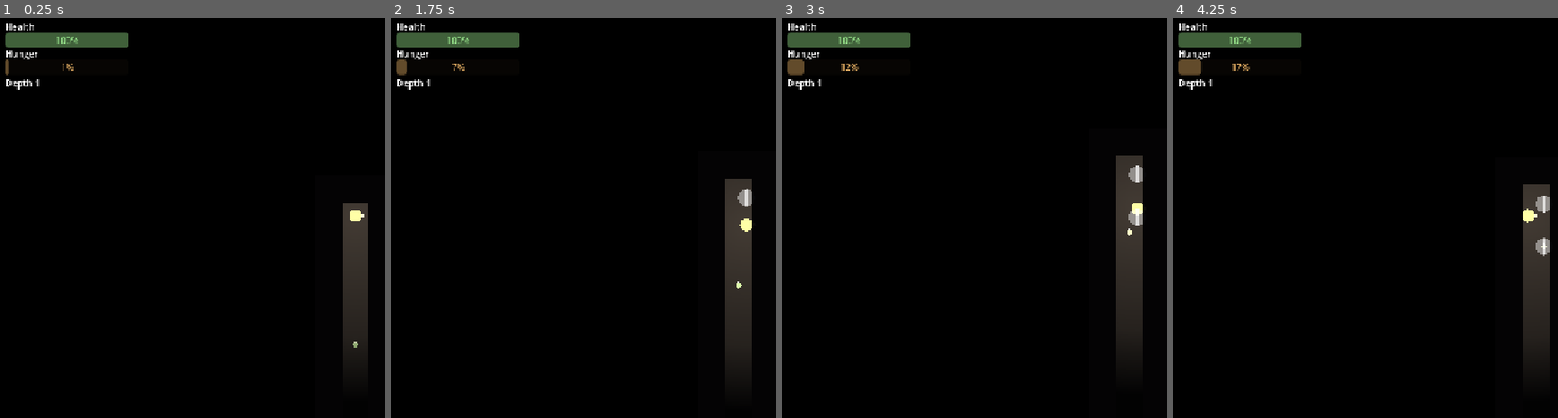
Above: before the commit, frames 1-4 (left to right).
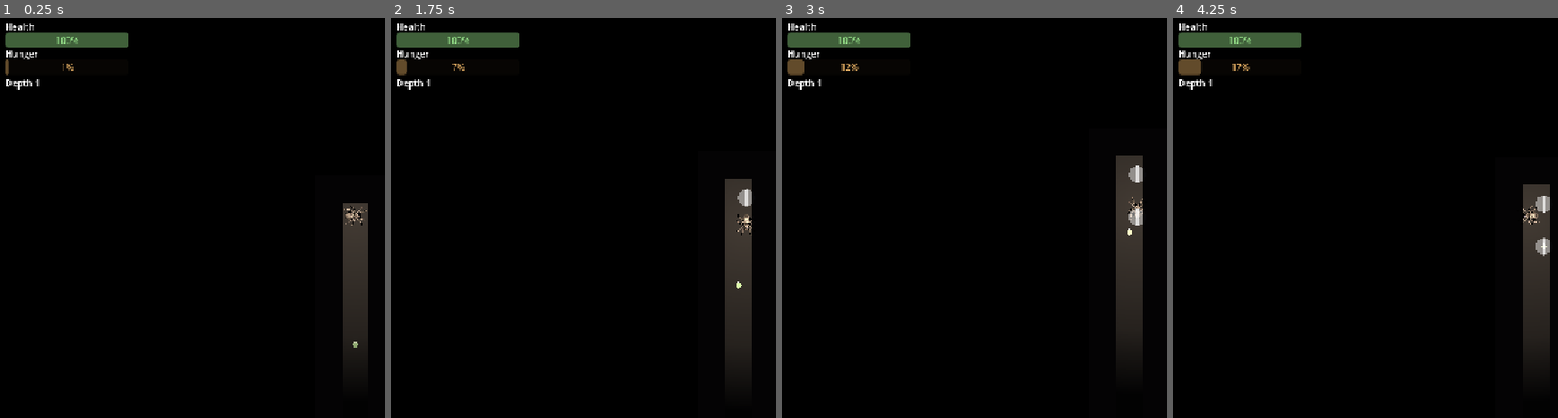
Above: after the commit, the same moments.

Repository: ehix/burrow
Game: Godot game, scene res://world/world.tscn
The game is run twice, just before and just after one commit, with the same random seed, the same clock (stepped at 60 frames per second) and the same inputs.
Inputs (mouse positions are in pixels of both pictures, inside the frame that each line leads up to):
- Up to frame 1 (0.25 s): no input
- Up to frame 2 (1.75 s): move the mouse to (outside the picture) at 0.52 s; hold D (move_right) 0.53-1.28 s; hold Space (fire) 0.53-1.28 s; move the mouse to (602, 234) at 1.27 s; hold S (move_down) from 1.28 s (still down); tap E (place_trap) at 1.35 s
- Up to frame 3 (3 s): move the mouse to (outside the picture) at 2.02 s; release S (move_down) at 2.03 s; hold D (move_right) 2.03-2.78 s; hold Space (fire) 2.03-2.78 s; move the mouse to (1101, 298) at 2.77 s; hold W (move_up) from 2.78 s (still down); tap E (place_trap) at 2.85 s
- Up to frame 4 (4.25 s): move the mouse to (outside the picture) at 3.52 s; release W (move_up) at 3.53 s; hold A (move_left) from 3.53 s (still down); hold Space (fire) from 3.53 s (still down)

The runs differ from the first frame. In frame 1, 0.1% of the frame differs, in the area x 89-96%, y 46-52%; in frame 2, 0.1%; in frame 3, 0.1%; in frame 4, 0.1%.

Commit message:
Add wolf spider hero sprite (SpriteCook) and wire into player
First real art: a 64px top-down pixel wolf spider, generated in SpriteCook as
the slice-1 hero and style anchor for the rest of the set. Replaces the
placeholder Polygon2D in player.tscn with a Sprite2D (nearest-filtered), and
player.gd rotates it to face movement (sprite drawn facing east ->
rotation = velocity.angle()). Tracked in spritecook-assets.json.

Verified: imports clean, boots error-free, renders correctly in-maze with the
vision light + fog.

Co-Authored-By: Claude Opus 4.8 <noreply@anthropic.com>
Claude-Session: https://claude.ai/code/session_014WhKpuzmfoxFtBrc5icJUK

Diff:
--- a/entities/player/player.gd
+++ b/entities/player/player.gd
@@ -10,6 +10,7 @@
 @onready var hunger: HungerComponent = $HungerComponent
 @onready var web_emitter: WebEmitter = $WebEmitter
 @onready var trap_placer: TrapPlacer = $TrapPlacer
+@onready var sprite: Sprite2D = $Sprite
 
 var facing := Vector2.RIGHT
 var _dead := false
@@ -36,6 +37,8 @@
 	velocity = input * move_speed
 	if input != Vector2.ZERO:
 		facing = input.normalized()
+		# Sprite is drawn facing east (rotation 0), so aim it along movement.
+		sprite.rotation = facing.angle()
 	move_and_slide()
 
 	if Input.is_action_pressed("fire"):
--- a/entities/player/player.tscn
+++ b/entities/player/player.tscn
@@ -8,6 +8,7 @@
 [ext_resource type="Script" path="res://components/hurtbox.gd" id="6_hurtbox"]
 [ext_resource type="PackedScene" path="res://entities/web/web_shot.tscn" id="7_shot"]
 [ext_resource type="PackedScene" path="res://entities/web/web_trap.tscn" id="8_trap"]
+[ext_resource type="Texture2D" uid="uid://dftihn8h8qdhc" path="res://assets/sprites/player_wolf_spider.png" id="9_wolf"]
 
 [sub_resource type="CircleShape2D" id="CircleShape2D_body"]
 radius = 10.0
@@ -35,13 +36,10 @@
 [node name="CollisionShape2D" type="CollisionShape2D" parent="."]
 shape = SubResource("CircleShape2D_body")
 
-[node name="Visual" type="Polygon2D" parent="."]
-color = Color(0.79, 0.66, 0.42, 1)
-polygon = PackedVector2Array(12, 0, 8.485, 8.485, 0, 12, -8.485, 8.485, -12, 0, -8.485, -8.485, 0, -12, 8.485, -8.485)
-
-[node name="Facing" type="Polygon2D" parent="."]
-color = Color(0.95, 0.85, 0.55, 1)
-polygon = PackedVector2Array(10, -4, 19, 0, 10, 4)
+[node name="Sprite" type="Sprite2D" parent="."]
+texture_filter = 1
+scale = Vector2(0.45, 0.45)
+texture = ExtResource("9_wolf")
 
 [node name="HealthComponent" type="Node" parent="."]
 script = ExtResource("2_health")
--- /dev/null
+++ b/spritecook-assets.json
@@ -0,0 +1,14 @@
+{
+  "assets": [
+    {
+      "asset_id": "72571f60-77d4-409a-af9a-cef7301682fa",
+      "label": "player-wolf-spider-anchor",
+      "role": "player",
+      "style_anchor": true,
+      "sha12": "751a0b3d34b1",
+      "model": "gemini-3.1-flash-image",
+      "notes": "Slice-1 hero + style anchor. 64px top-down pixel wolf spider, faces EAST (rotation=velocity.angle()).",
+      "local": "assets/sprites/player_wolf_spider.png"
+    }
+  ]
+}
Binary file added: assets/sprites/player_wolf_spider.png
Not shown, added: assets/sprites/player_wolf_spider.png.import
Not shown: 1 places in entities/player/player.tscn that only renumber resources
